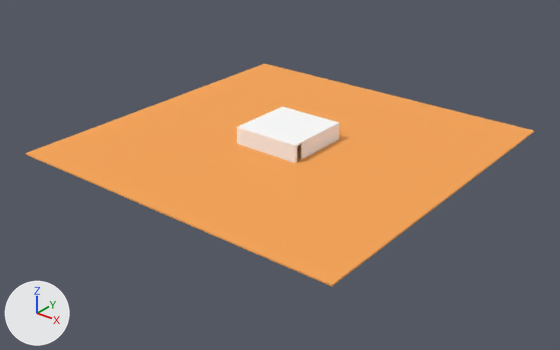
A saved change to the glTF model samples/test-harness/data/gltf/two-rooms/two-rooms.glb.
One viewpoint serves both versions: a 50 mm camera at (1215.0, -1555.0, 853.0) aimed at (13.0, -53.0, -79.0). The lights are fixed; the arrows at lower left show +X, +Y and +Z. Where no turn or scale is listed for an object, it has been applied to the vertices.

The older version as bpy lines, for what is in view:
```python
mat_ground = principled_material('ground')
mat_ground.base_color = (0.947, 0.378, 0.0915)  # orange #f9a555
mat_ground.roughness = 1.0
me_two_rooms_plane = bpy.data.meshes.new('two-rooms-plane')
me_two_rooms_plane.from_pydata(...)  # 81 vertices, 90 faces; spans x -500.0..500.0, y -500.0..500.0, z -4.0..50.0
# faces by material slot: [48, 42]
me_two_rooms_plane.materials.append(mat_ground)  # orange #f9a555
me_two_rooms_plane.materials.append(mat_wall)  # white #ffffff
ob_two_rooms_plane = bpy.data.objects.new('two-rooms-plane', me_two_rooms_plane)
ob_two_rooms_plane.location = (0.0, 0.0, 0.0)
```
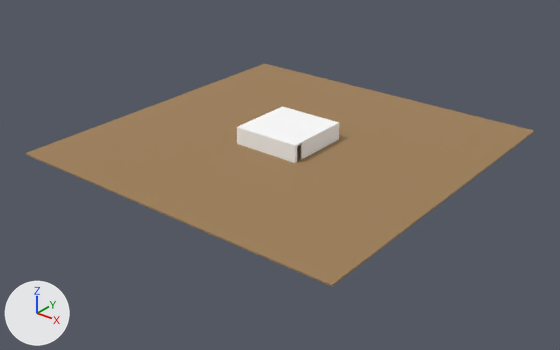
Location of each change, [x1, y1, x2, y2] in pixels of the pictures (560 x 350 px):
'two-rooms-plane', recoloured (orange to brown)
    both: [25, 64, 534, 286]

The edits, one by one:
Material 'ground' (mat_ground) changes colour from orange #f9a555 to brown #a0805a; in linear values from (0.947, 0.378, 0.0915) to (0.35, 0.217, 0.102).
